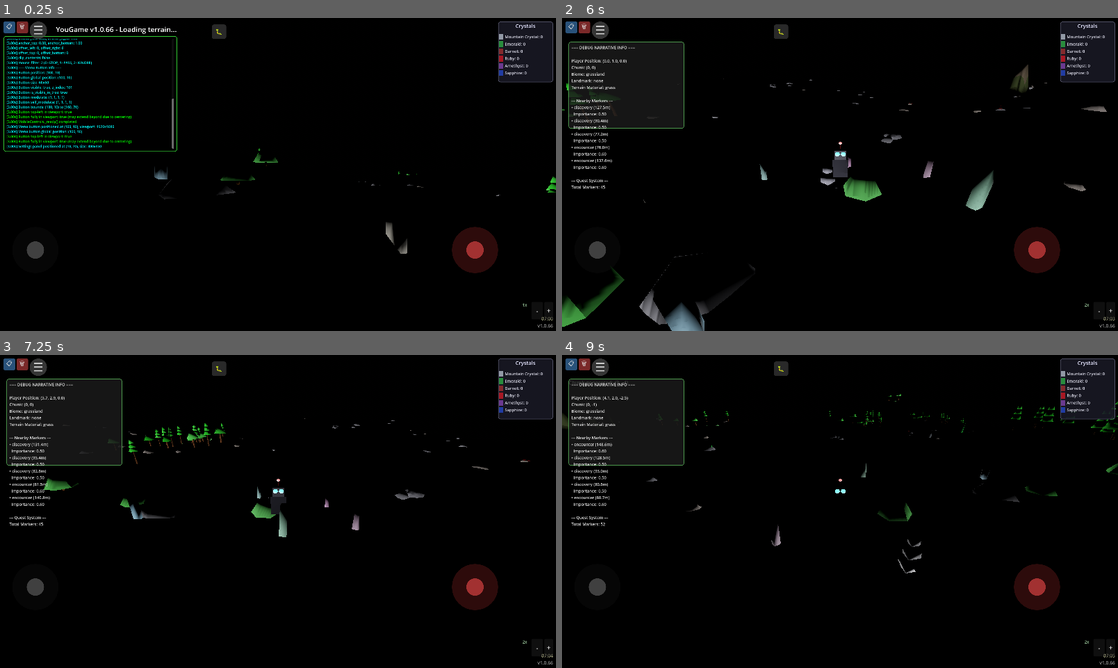
Above: before the commit, frames 1-4 (two rows, left to right).
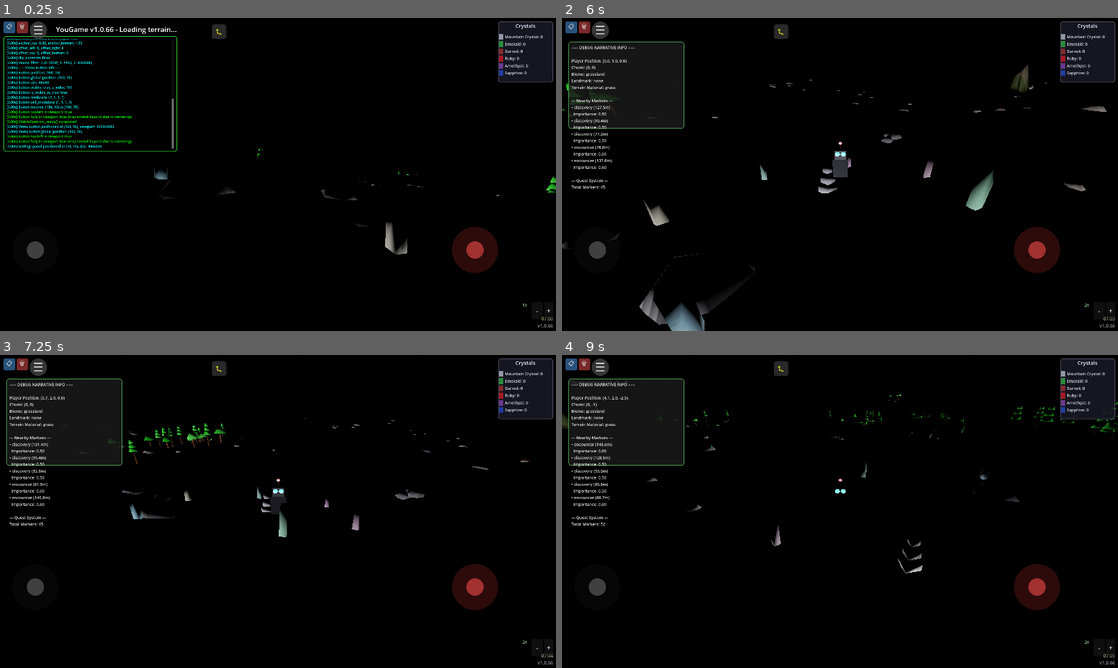
Above: after the commit, the same moments.

Repository: felix-dieterle/YouGame_godot4_public
Game: Godot game, scene res://scenes/main.tscn
Two runs of this game, one before a commit and one after it. Both use one fixed random seed, a clock stepped at 60 frames per second and the inputs below.
Inputs (mouse positions are in pixels of both pictures, inside the frame that each line leads up to):
- Up to frame 1 (0.25 s): no input
- Up to frame 2 (6 s): click "📋" at 0.5 s; click "🗑" at 1.25 s; click "-" at 2 s; click "+" at 2.75 s; click "☰" at 3.5 s; click "▶ Resume Game" at 4.25 s; click "🐛" at 5 s; tap Enter at 5.75 s; move the mouse to (962, 158) at 5.77 s; hold Right (ui_right) from 5.78 s (still down); hold V (toggle_camera_view) from 5.78 s (still down); click (962, 158) at 5.92 s
- Up to frame 3 (7.25 s): release Right (ui_right) at 6.5 s; release V (toggle_camera_view) at 6.5 s; drag from (166, 527) to (250, 574) at 6.52 s
- Up to frame 4 (9 s): move the mouse to (895, 442) at 7.27 s; hold Right (ui_right) 7.28-8 s; hold V (toggle_camera_view) 7.28-8 s; drag from (812, 574) to (673, 464) at 8.02 s; move the mouse to (1006, 558) at 8.77 s; hold Left (ui_left) from 8.78 s (still down); hold V (toggle_camera_view) from 8.78 s (still down)

The runs differ from the first frame. In frame 1, 0.2% of the frame differs, in the area x 39-73%, y 41-76%; in frame 2, 1.1%, in the area x 0-58%, y 43-99%; in frame 3, 0.4%; in frame 4, 0.2%.

Commit message:
Remove path from starting chunk (0,0)
Co-authored-by: felix-dieterle <1490062+felix-dieterle@users.noreply.github.com>

Diff:
--- a/scripts/path_system.gd
+++ b/scripts/path_system.gd
@@ -81,18 +81,8 @@
 
 	# Check if this is the starting chunk (0, 0)
 	if chunk_pos == Vector2i(0, 0):
-		# Create initial main path from starting location (0, 0) going outward
-		# Make it more prominent and guaranteed to be visible
-		var start_pos = Vector2(0, 0)  # Starting location is at world origin
-		var direction = Vector2(rng.randf_range(-1, 1), rng.randf_range(-1, 1)).normalized()
-		# Ensure longer initial path for better visibility
-		var min_starting_length = MAX_SEGMENT_LENGTH * MIN_STARTING_PATH_RATIO
-		var length = rng.randf_range(min_starting_length, MAX_SEGMENT_LENGTH)
-		var end = start_pos + direction * length
-
-		# Clamp to chunk bounds or continue to next chunk
-		var segment = _create_segment(chunk_pos, start_pos, end, PathType.MAIN_PATH, rng)
-		new_segments.append(segment)
+		# No path at starting location - player starts without a visible path
+		pass
 	else:
 		# Check for incoming paths from neighboring chunks
 		new_segments = _continue_paths_from_neighbors(chunk_pos, world_seed, rng)
--- a/tests/test_path_system.gd
+++ b/tests/test_path_system.gd
@@ -23,17 +23,18 @@
 
 	var segments = PathSystem.get_path_segments_for_chunk(chunk_pos, world_seed)
 
-	if segments.size() > 0:
-		print("PASS: Path segments generated for starting chunk: ", segments.size())
-	else:
-		print("FAIL: No path segments generated for starting chunk")
-
-	# Check that segments are registered
-	var total_segments = PathSystem.get_total_segments()
-	if total_segments > 0:
-		print("PASS: Segments registered in system: ", total_segments)
-	else:
-		print("FAIL: Segments not registered in system")
+	# Starting chunk should NOT have path segments (removed per user request)
+	if segments.size() == 0:
+		print("PASS: No path segments at starting chunk (as intended)")
+	else:
+		print("FAIL: Unexpected path segments at starting chunk: ", segments.size())
+
+	# Test a different chunk to verify path system still works
+	var test_chunk_pos = Vector2i(1, 0)
+	var test_segments = PathSystem.get_path_segments_for_chunk(test_chunk_pos, world_seed)
+
+	# Note: test_segments may be empty if no paths come from neighbors
+	print("INFO: Test chunk ", test_chunk_pos, " has ", test_segments.size(), " segment(s)")
 
 func test_path_continuation():
 	print("\n--- Test: Path Continuation Across Chunks ---")
@@ -108,7 +109,7 @@
 		print("INFO: No endpoints found (depends on random seed)")
 
 func test_starting_chunk():
-	print("\n--- Test: Starting Chunk (0,0) Has Path ---")
+	print("\n--- Test: Starting Chunk (0,0) Has No Path ---")
 
 	PathSystem.clear_all_paths()
 	var world_seed = 12345
@@ -116,19 +117,11 @@
 
 	var segments = PathSystem.get_path_segments_for_chunk(chunk_pos, world_seed)
 
-	if segments.size() > 0:
-		var has_main_path = false
-		for segment in segments:
-			if segment.path_type == PathSystem.PathType.MAIN_PATH:
-				has_main_path = true
-				break
-
-		if has_main_path:
-			print("PASS: Starting chunk has main path")
-		else:
-			print("FAIL: Starting chunk missing main path")
-	else:
-		print("FAIL: Starting chunk has no paths")
+	# Starting chunk should NOT have paths (removed per user request)
+	if segments.size() == 0:
+		print("PASS: Starting chunk has no paths (as intended)")
+	else:
+		print("FAIL: Starting chunk should not have paths but has: ", segments.size())
 
 	PathSystem.clear_all_paths()
 
--- a/tests/verify_path_visibility.gd
+++ b/tests/verify_path_visibility.gd
@@ -34,53 +34,14 @@
 
 	print("Starting chunk (0,0) has ", segments.size(), " path segment(s)")
 
+	# Starting chunk should NOT have paths (removed per user request)
 	if segments.size() == 0:
-		print("❌ FAIL: No paths in starting chunk!")
-		return
-
-	for i in range(segments.size()):
-		var segment = segments[i]
-		print("  Segment ", i, ":")
-
-		# Safely get path type name
-		var type_name = "UNKNOWN"
-		match segment.path_type:
-			PathSystem.PathType.MAIN_PATH:
-				type_name = "MAIN_PATH"
-			PathSystem.PathType.BRANCH:
-				type_name = "BRANCH"
-			PathSystem.PathType.FOREST_PATH:
-				type_name = "FOREST_PATH"
-			PathSystem.PathType.VILLAGE_PATH:
-				type_name = "VILLAGE_PATH"
-
-		print("    Type: ", type_name)
-		print("    Width: ", segment.width, " (default: ", PathSystem.DEFAULT_PATH_WIDTH, ")")
-		print("    Start: ", segment.start_pos)
-		print("    End: ", segment.end_pos)
-
-		var length = segment.start_pos.distance_to(segment.end_pos)
-		print("    Length: ", length)
-
-		# Verify main path properties
-		if segment.path_type == PathSystem.PathType.MAIN_PATH:
-			var expected_width = PathSystem.DEFAULT_PATH_WIDTH * PathSystem.MAIN_PATH_WIDTH_MULTIPLIER
-			if abs(segment.width - expected_width) < WIDTH_TOLERANCE:
-				print("    ✓ Main path has correct width (", expected_width, ")")
-			else:
-				print("    ❌ Main path width incorrect: ", segment.width, " expected: ", expected_width)
-
-			# Check if path starts at starting location (0, 0)
-			if segment.start_pos.distance_to(Vector2(0, 0)) < POSITION_TOLERANCE:
-				print("    ✓ Path starts at starting location (0, 0)")
-			else:
-				print("    ❌ Path does not start at starting location: ", segment.start_pos)
-
-			# Check if path is long enough to be visible
-			if length >= PathSystem.MAX_SEGMENT_LENGTH * PathSystem.MIN_STARTING_PATH_RATIO:
-				print("    ✓ Path is long enough to be visible (>= ", PathSystem.MAX_SEGMENT_LENGTH * PathSystem.MIN_STARTING_PATH_RATIO, ")")
-			else:
-				print("    ⚠ Path might be too short: ", length)
+		print("✓ Starting chunk has no paths (as intended)")
+	else:
+		print("❌ FAIL: Starting chunk should not have paths but has: ", segments.size())
+		for i in range(segments.size()):
+			var segment = segments[i]
+			print("  Unexpected segment ", i, ": ", segment.start_pos, " -> ", segment.end_pos)
 
 	print("✓ Starting chunk verification complete\n")
 
